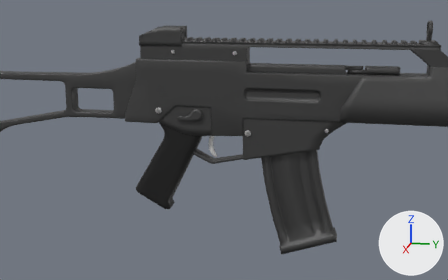
Two versions of the FBX model Weapons/Auto Rifle/G36_Low.fbx, one commit apart.
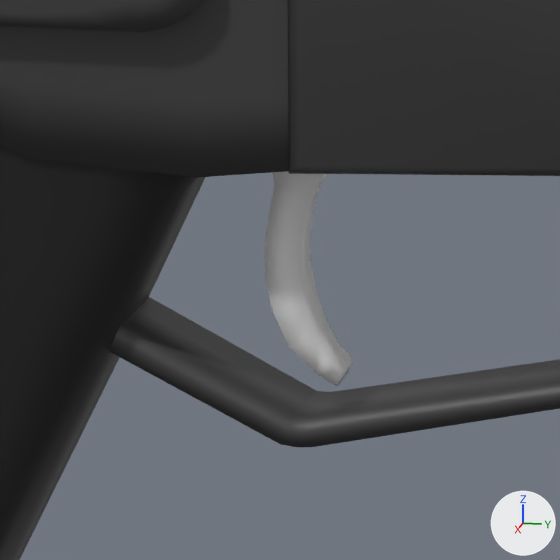
There are two pictures of each version: one from a 50 mm camera at (2.195, 0.257, 0.467) aimed at (-0.011, -0.184, -0.084), one close up on the part from 41% to 53% of the width and 42% to 63% of the height. Arrows for +X, +Y and +Z are at lower right; the lights stay in place. Where no turn or scale is listed for an object, it has been applied to the vertices.

Names of what the first close-up shows: 'Frame_Lower', 'Frame_Main', 'Handle', 'Safety', 'Trigger'.
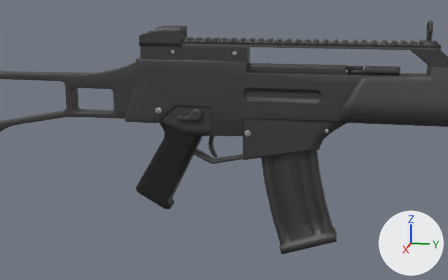
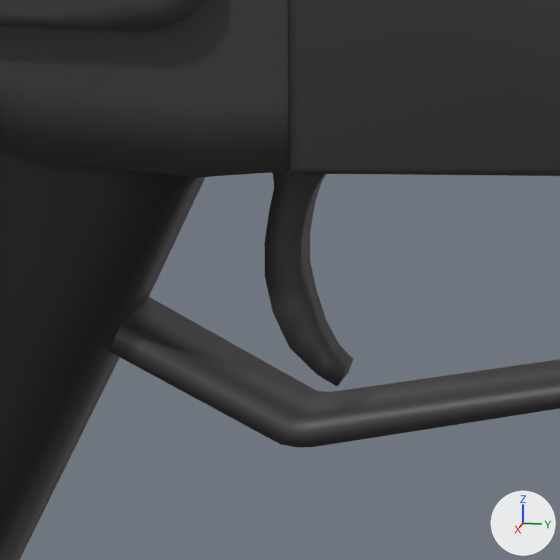
Where the change shows, as pixel boxes [x1, y1, x2, y2] in the close-ups (560 x 560 px):
'Trigger', recoloured (grey to black): [264, 171, 353, 386] in both

Patch to the scene script:
```diff
--- a/Weapons/Auto Rifle/G36_Low.fbx.py
+++ b/Weapons/Auto Rifle/G36_Low.fbx.py
@@ me_cube_040 @@
 me_cube_040.from_pydata(...)  # 44 vertices, 42 faces; spans x -0.0097..0.0097, y -0.2603..-0.1983, z -0.1478..-0.0366
+me_cube_040.materials.append(mat_base)  # black #3b3b3b
```
